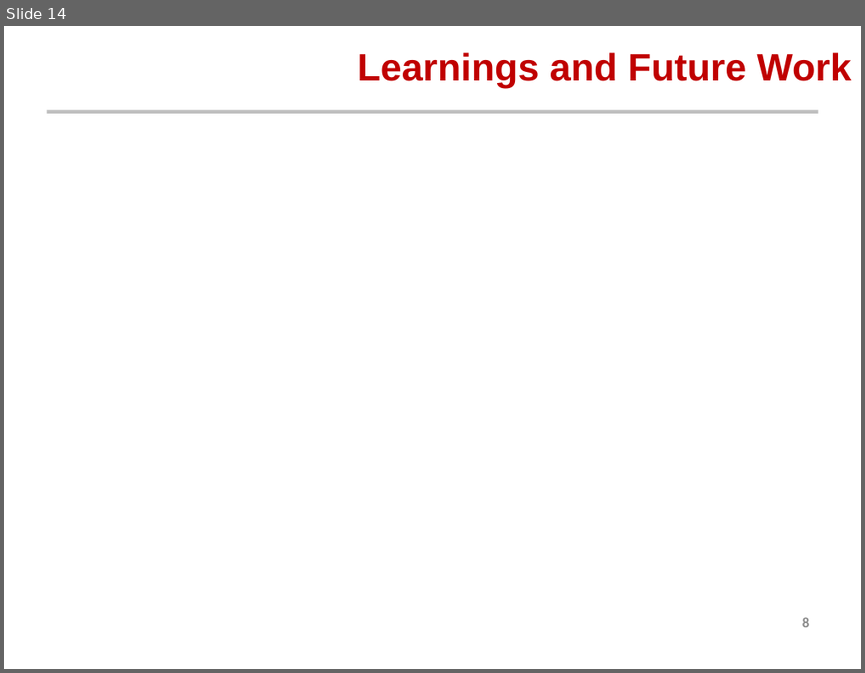
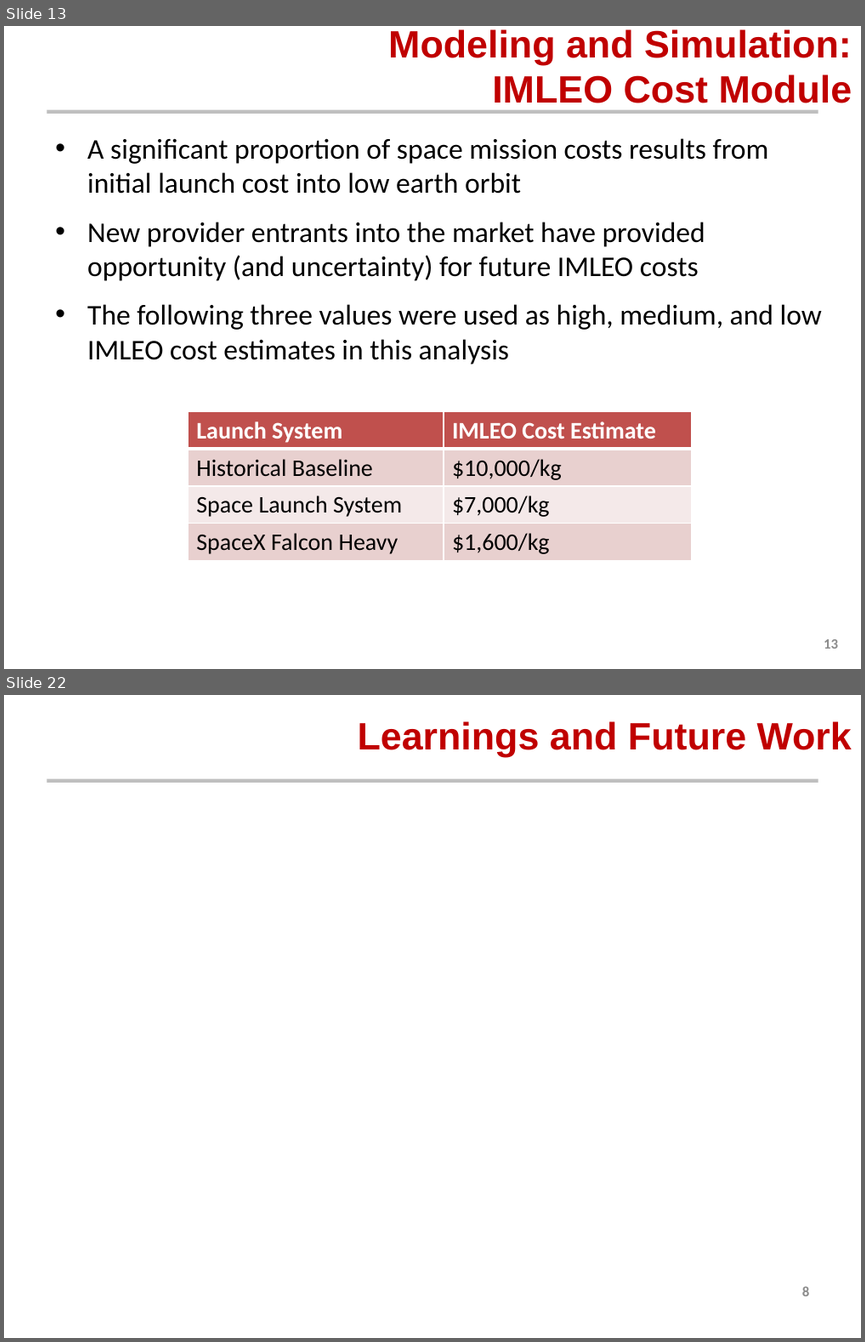
Before and after one commit to AeroSigma/Mars2040, a slide deck: MSDO/Assignment5/Mars 2040 Optimization Presentation.pptx. Shown one above the other, each under a label of ours: slide 14 before the commit, slides 13 and 22 after it; the slides between them are not shown. The pictures are 865x673 and 865x1342 pixels, drawn with LibreOffice and Linux fonts; fonts in the diff are those of the drawing; background and template pictures are left out. Boxes give left, top, right and bottom in pixels: in the first picture for what was removed or moved away, otherwise in the second. Text is boxed around its words. In the diff, an @@ line names an element or a change of style, - is before the commit and + after.

```diff
--- a/MSDO/Assignment5/Mars 2040 Optimization Presentation.pptx
+++ b/MSDO/Assignment5/Mars 2040 Optimization Presentation.pptx
@@ slide 13 added at (4,26,861,669), background #FFFFFF; not listed: 1 template element that a slide beside it also shows @@
@@ title added at (388,29,852,103), 32 pt, text #C00000, bold @@
+Modeling and Simulation:
+IMLEO Cost Module
@@ text added at (87,138,822,364), 24 pt, text #000000 @@
+• A significant proportion of space mission costs results from initial launch cost into low earth orbit
+• New provider entrants into the market have provided opportunity (and uncertainty) for future IMLEO costs
+• The following three values were used as high, medium, and low IMLEO cost estimates in this analysis
@@ table added at (188,412,691,560), 4 rows, 2 columns @@
+Launch System | IMLEO Cost Estimate
+Historical Baseline | $10,000/kg
+Space Launch System | $7,000/kg
+SpaceX Falcon Heavy | $1,600/kg
@@ page number added at (823,639,838,648), 12 pt, text #8C8C8C, bold @@
+13
@@ what was slide 14 is now slide 22 @@
```
Also in this commit, not shown: 10 slides changed, 7 other slides added, 4 other files.
